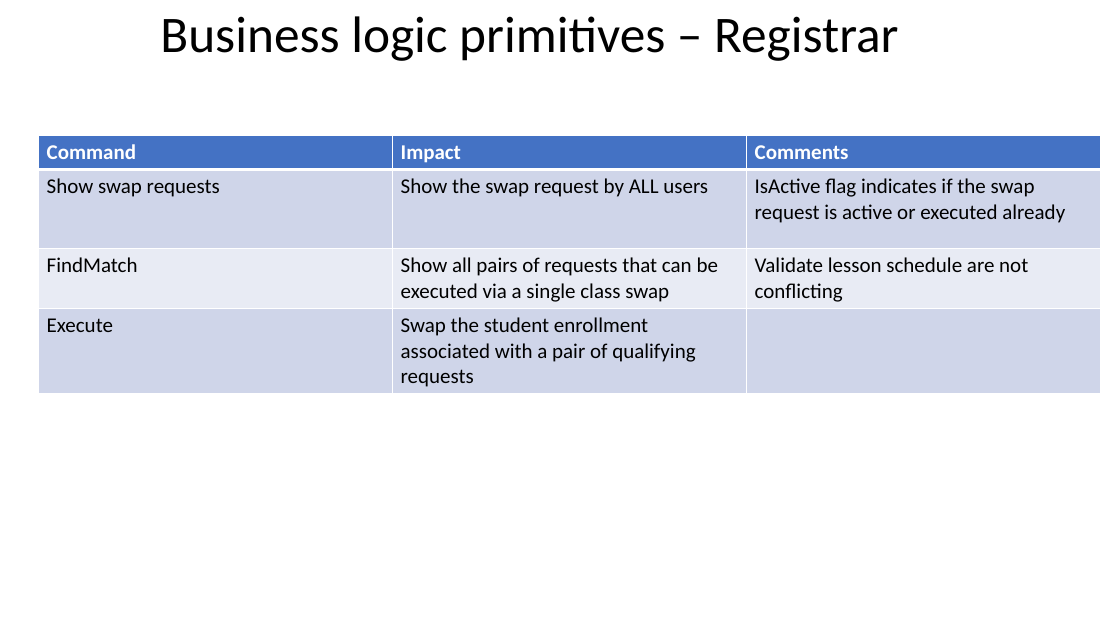
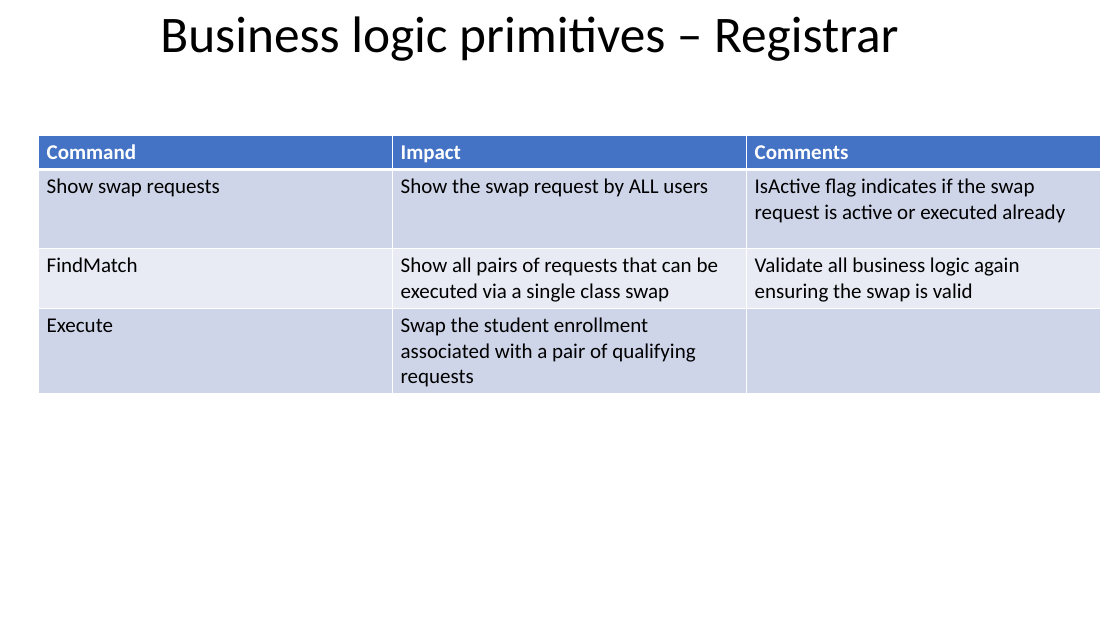
Before and after one commit to alonlapid/courseswap, a slide deck: slide 6 of milestone_2_presentation.pptx. Drawn at 1120x630 pixels with LibreOffice and Linux fonts; fonts in the diff are those of the drawing. Boxes give left, top, right and bottom in pixels: in the first picture for what was removed or moved away, otherwise in the second. Text is boxed around its words. In the diff, an @@ line names an element or a change of style, - is before the commit and + after.

Commit message:
edit

```diff
--- a/milestone_2_presentation.pptx
+++ b/milestone_2_presentation.pptx
@@ table at (x1=39, y1=135, x2=1100, y2=392) @@
-row 3, column 3: Validate lesson schedule are not conflicting
+row 3, column 3: Validate all business logic again ensuring the swap is valid
```
Also in this commit, not shown: 2 other slides changed.
